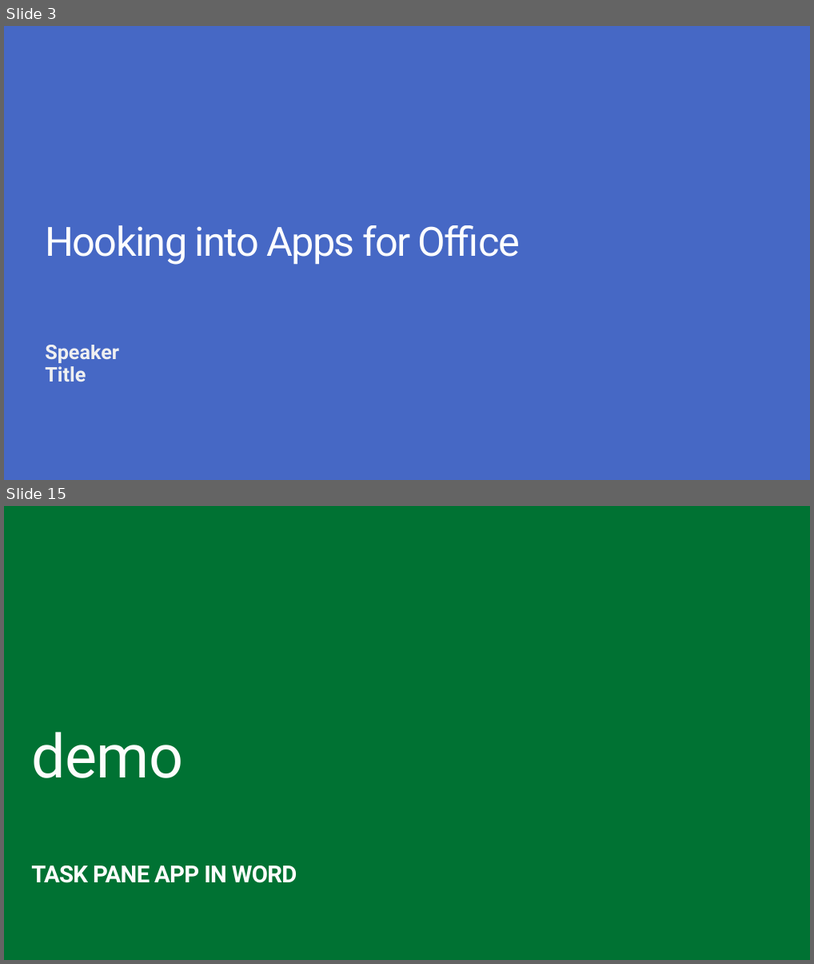
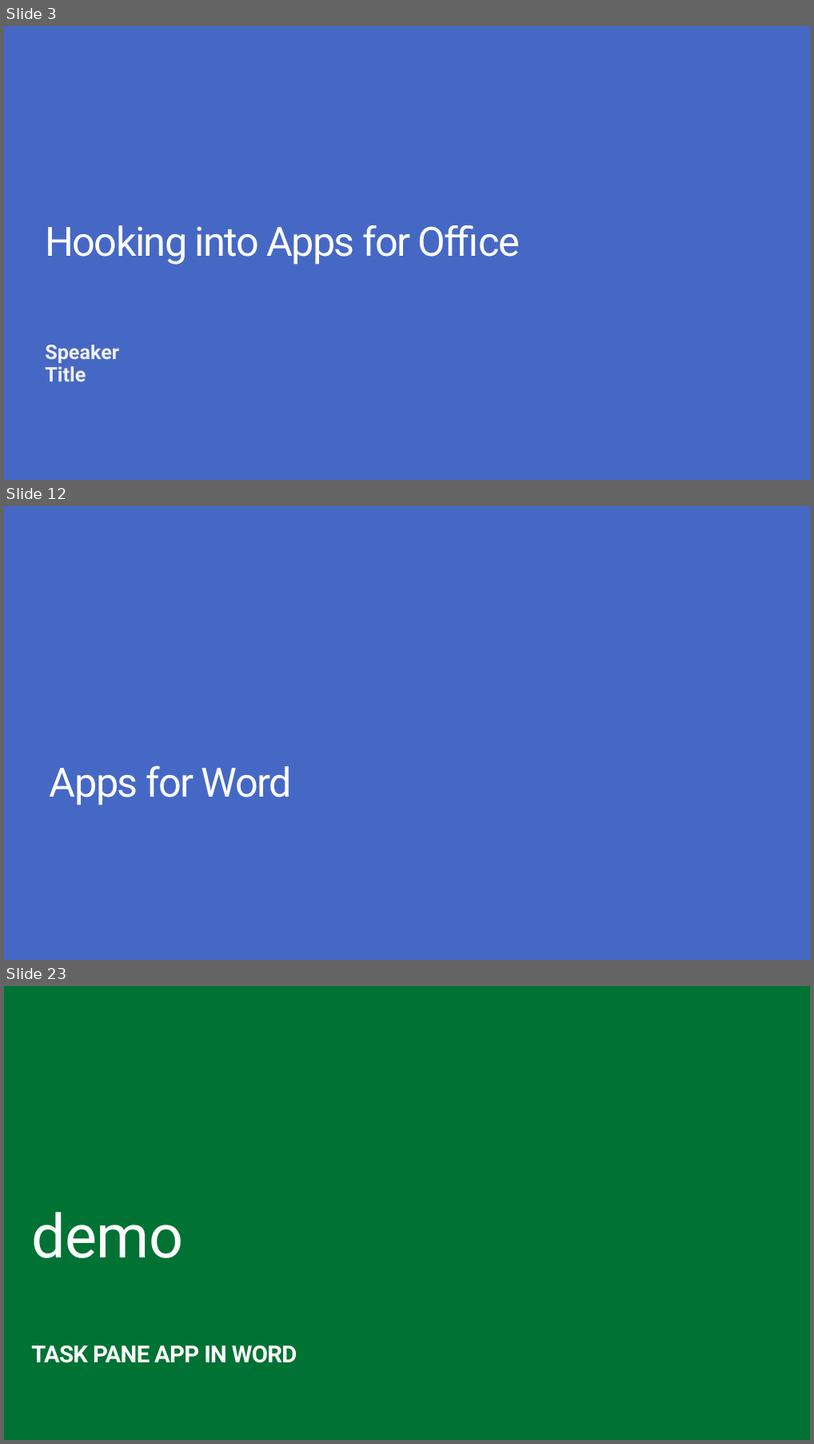
Before and after one commit to stinethebean/DevCampTraining, a slide deck: 05.Hook into Apps for Office/05.Hook into Apps for Office.pptx. Shown one above the other, each under a label of ours: slides 3 and 15 before the commit, slides 3, 12 and 23 after it; the slides between them are not shown. The pictures are 814x964 and 814x1444 pixels, drawn with LibreOffice and Linux fonts; fonts in the diff are those of the drawing; background and template pictures are left out. Boxes give left, top, right and bottom in pixels: in the first picture for what was removed or moved away, otherwise in the second. Text is boxed around its words. In the diff, an @@ line names an element or a change of style, - is before the commit and + after.

```diff
--- a/05.Hook into Apps for Office/05.Hook into Apps for Office.pptx
+++ b/05.Hook into Apps for Office/05.Hook into Apps for Office.pptx
@@ slide 12 added at (4,506,810,960), background #4668C5 @@
@@ title added at (50,765,292,805), 49 pt, text #FFFFFF @@
+Apps for Word
@@ what was slide 15 is now slide 23 @@
```
Also in this commit, not shown: 3 slides changed, 21 other slides added, 24 slides removed, 1 other file.
